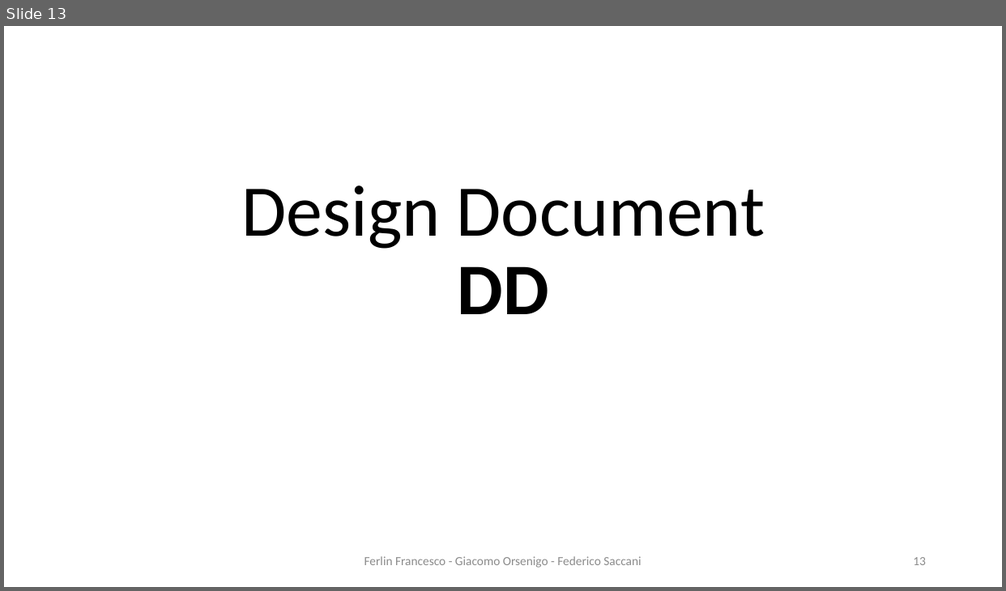
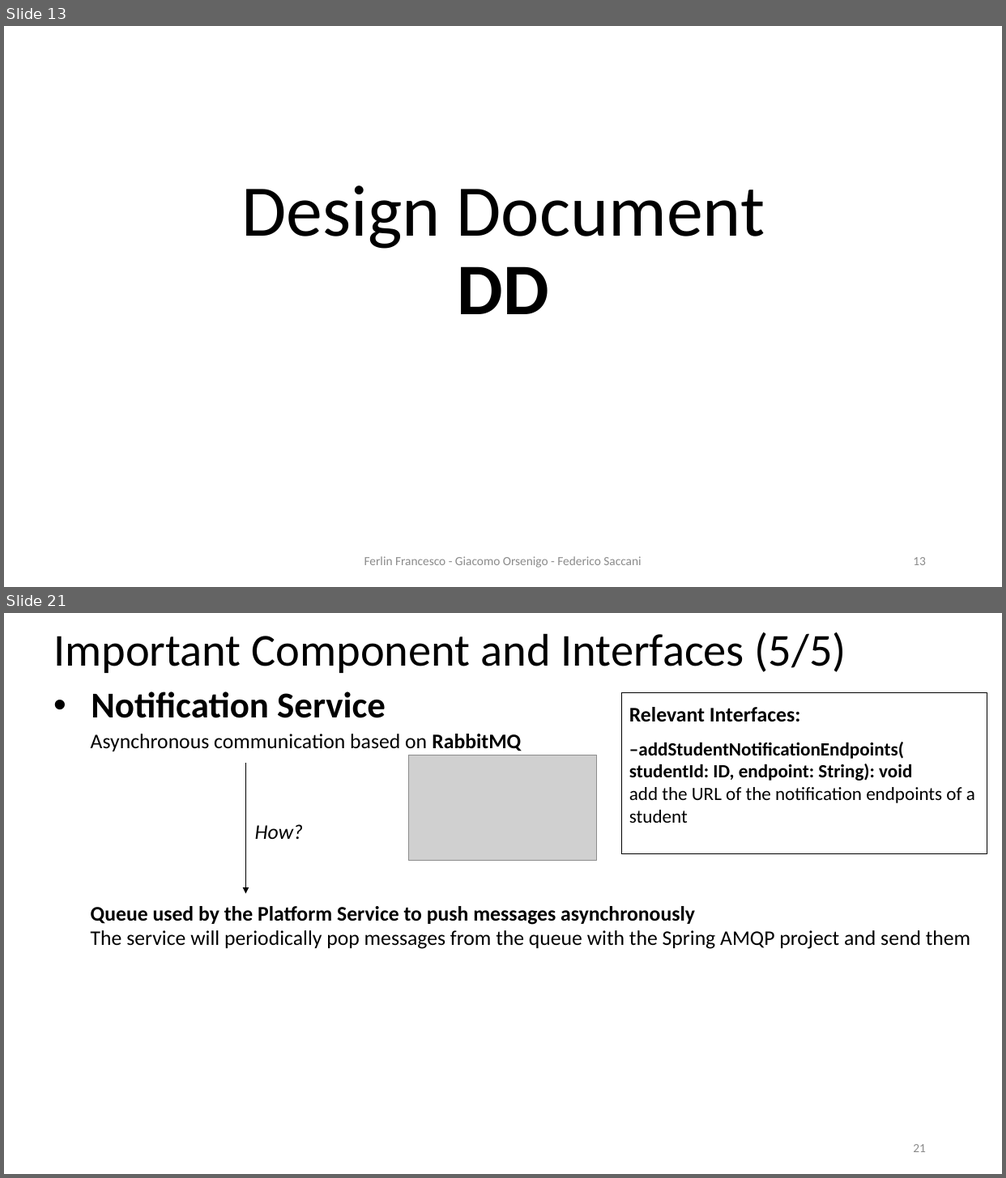
Before and after one commit to Furrrlo/CodeKataBattle, a slide deck: presentation/Presentation - Ferlin Orsenigo Saccani.pptx. Shown one above the other, each under a label of ours: slide 13 before the commit, slides 13 and 21 after it; the slides between them are not shown. The pictures are 1006x591 and 1006x1178 pixels, drawn with LibreOffice and Linux fonts; fonts in the diff are those of the drawing; grey boxes stand for pictures; background and template pictures are left out. Boxes give left, top, right and bottom in pixels: in the first picture for what was removed or moved away, otherwise in the second. Text is boxed around its words. In the diff, an @@ line names an element or a change of style, - is before the commit and + after.

```diff
--- a/presentation/Presentation - Ferlin Orsenigo Saccani.pptx
+++ b/presentation/Presentation - Ferlin Orsenigo Saccani.pptx
@@ slide 21 added at (x1=4, y1=613, x2=1002, y2=1174), background #FFFFFF @@
@@ title added at (x1=53, y1=632, x2=846, y2=673), 44 pt, text #000000 @@
+Important Component and Interfaces (5/5)
@@ text added at (x1=91, y1=692, x2=386, y2=718), 35 pt, text #000000, bold @@
+• Notification Service
@@ rectangle added at (x1=622, y1=692, x2=987, y2=854), outline #000000 1 pt @@
@@ text added at (x1=629, y1=707, x2=801, y2=722), 20 pt, text #000000, bold @@
+Relevant Interfaces:
@@ text added at (x1=91, y1=734, x2=521, y2=752), 20 pt, text #000000 @@
+Asynchronous communication based on RabbitMQ
@@ picture added at (x1=409, y1=756, x2=597, y2=861) @@
@@ text added at (x1=629, y1=742, x2=975, y2=823), 18 pt, text #000000, bold @@
+–addStudentNotificationEndpoints(
+studentId: ID, endpoint: String): void
+add the URL of the notification endpoints of a student
@@ arrow added from (246, 763) to (246, 894), #000000 1 pt @@
@@ text added at (x1=255, y1=824, x2=303, y2=839), 20 pt, text #000000, italic @@
+How?
@@ text added at (x1=91, y1=906, x2=970, y2=949), 20 pt, text #000000 @@
+Queue used by the Platform Service to push messages asynchronously
+The service will periodically pop messages from the queue with the Spring AMQP project and send them
@@ page number added at (x1=913, y1=1144, x2=926, y2=1152), 12 pt, text #8C8C8C @@
+21
```
Also in this commit, not shown: 11 other slides added, 30 other files.
